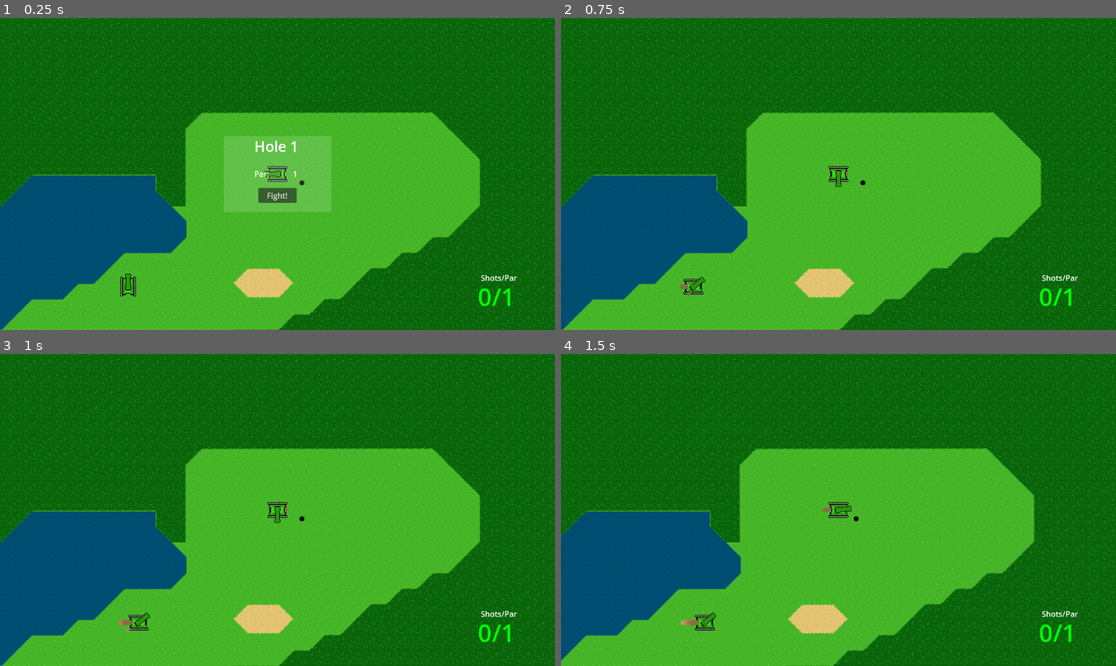
Above: before the commit, frames 1-4 (two rows, left to right).
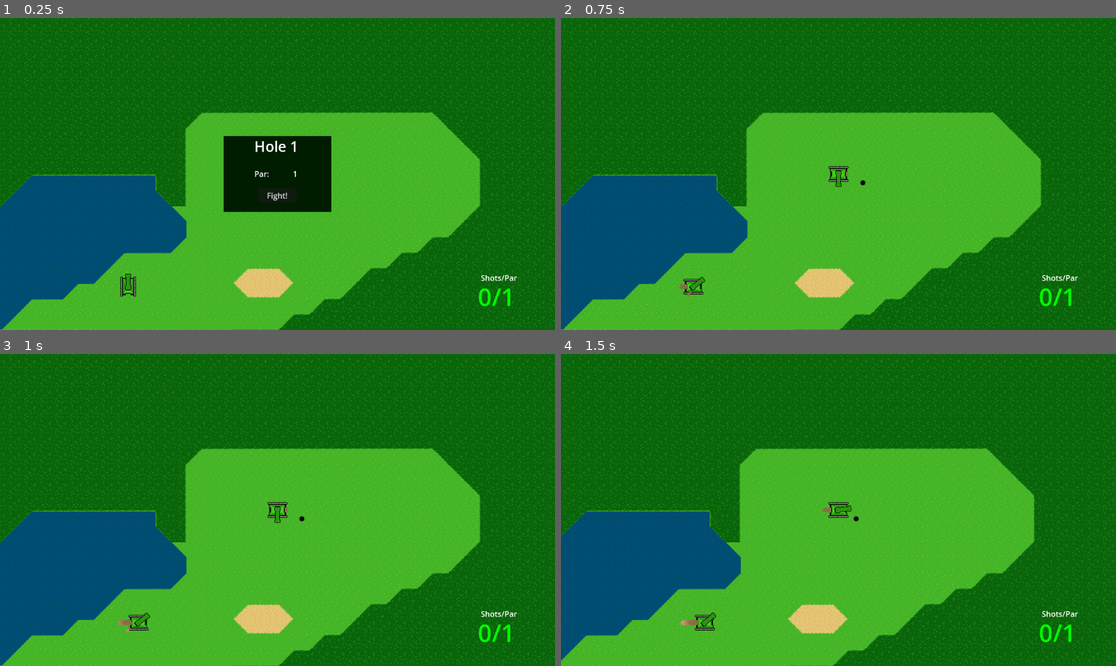
Above: after the commit, the same moments.

Repository: Sabertooth-Software/Bunker-Buster
Game: Godot game, scene res://Scenes/Levels/Hole 1.tscn
The game is run twice, just before and just after one commit, with the same random seed, the same clock (stepped at 60 frames per second) and the same inputs. The engine's default icon, where the game draws it, is replaced by a stand-in: a white triangle on a blue panel in a dark square.
Inputs (mouse positions are in pixels of both pictures, inside the frame that each line leads up to):
- Up to frame 1 (0.25 s): no input
- Up to frame 2 (0.75 s): click "Fight!" at 0.5 s
- Up to frame 3 (1 s): no input
- Up to frame 4 (1.5 s): move the mouse to (960, 494) at 1.27 s; press the mouse at (960, 494) at 1.28 s; hold Right (right) from 1.28 s (still down)

The runs differ from the first frame. In frame 1, 4.6% of the frame differs, in the area x 40-60%, y 37-63%; in frame 2, nothing differs; in frame 3, nothing differs; in frame 4, nothing differs.

Commit message:
Made score card longer

Diff:
--- a/Scenes/Components/GUI.tscn
+++ b/Scenes/Components/GUI.tscn
@@ -89,8 +89,20 @@
 anchors_preset = 15
 anchor_right = 1.0
 anchor_bottom = 1.0
-grow_horizontal = 2
-grow_vertical = 2
+offset_top = -66.0
+offset_bottom = 122.0
+grow_horizontal = 2
+grow_vertical = 2
+
+[node name="NinePatchRect" type="NinePatchRect" parent="EndLevelResults/Scorecard"]
+modulate = Color(0, 0.105882, 0, 0.988235)
+layout_mode = 1
+anchors_preset = 15
+anchor_right = 1.0
+anchor_bottom = 1.0
+grow_horizontal = 2
+grow_vertical = 2
+texture = SubResource("CanvasTexture_ikrlt")
 
 [node name="RichTextLabel" type="RichTextLabel" parent="EndLevelResults/Scorecard"]
 layout_mode = 1
@@ -104,16 +116,6 @@
 theme_override_font_sizes/normal_font_size = 30
 text = "Score"
 scroll_active = false
-
-[node name="NinePatchRect" type="NinePatchRect" parent="EndLevelResults/Scorecard"]
-modulate = Color(1, 1, 1, 0.14902)
-layout_mode = 1
-anchors_preset = 15
-anchor_right = 1.0
-anchor_bottom = 1.0
-grow_horizontal = 2
-grow_vertical = 2
-texture = SubResource("CanvasTexture_ikrlt")
 
 [node name="Holes" type="Control" parent="EndLevelResults/Scorecard"]
 layout_mode = 1
@@ -274,6 +276,16 @@
 grow_horizontal = 2
 grow_vertical = 2
 
+[node name="NinePatchRect" type="NinePatchRect" parent="LevelStart/Scorecard"]
+modulate = Color(0, 0.105882, 0, 0.988235)
+layout_mode = 1
+anchors_preset = 15
+anchor_right = 1.0
+anchor_bottom = 1.0
+grow_horizontal = 2
+grow_vertical = 2
+texture = SubResource("CanvasTexture_ikrlt")
+
 [node name="LevelName" type="RichTextLabel" parent="LevelStart/Scorecard"]
 layout_mode = 1
 anchors_preset = 5
@@ -286,16 +298,6 @@
 theme_override_font_sizes/normal_font_size = 30
 text = "Hole 1"
 scroll_active = false
-
-[node name="NinePatchRect" type="NinePatchRect" parent="LevelStart/Scorecard"]
-modulate = Color(1, 1, 1, 0.14902)
-layout_mode = 1
-anchors_preset = 15
-anchor_right = 1.0
-anchor_bottom = 1.0
-grow_horizontal = 2
-grow_vertical = 2
-texture = SubResource("CanvasTexture_ikrlt")
 
 [node name="LeftText" type="Control" parent="LevelStart/Scorecard"]
 layout_mode = 1
